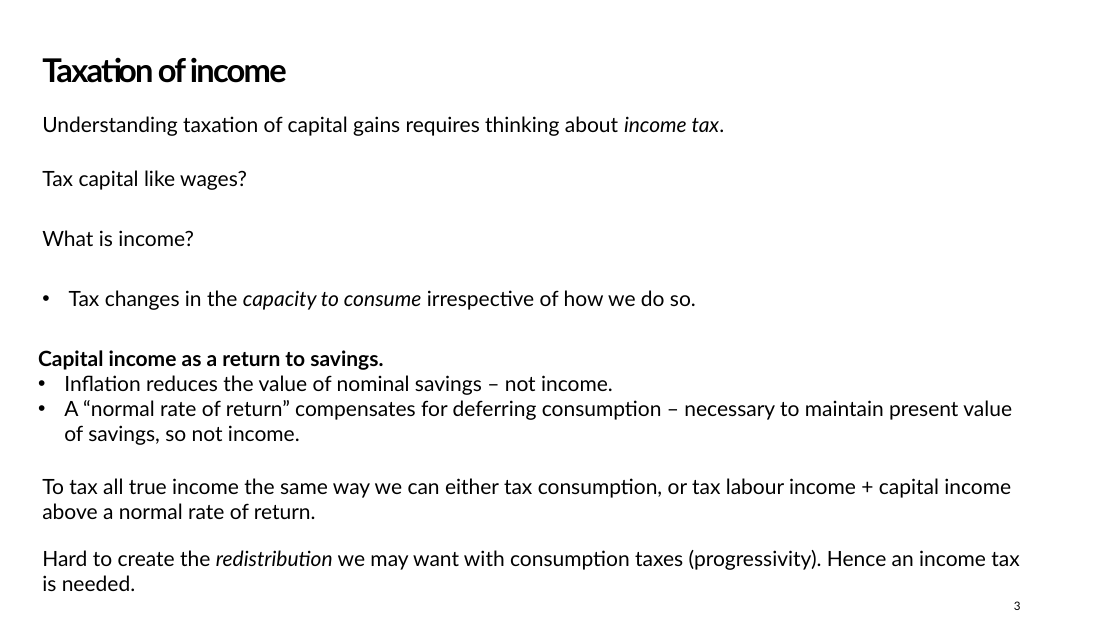
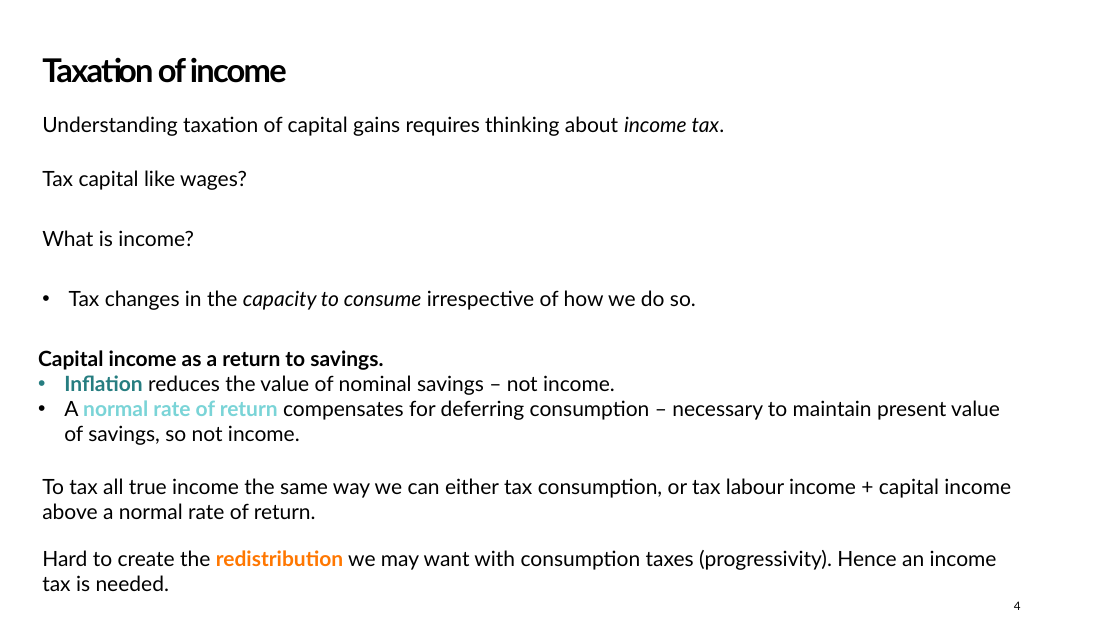
Before and after one commit to Zjub/TVHENZ, a slide deck: slide 4 of e61 Projects/Presentations/QETA Post-Budget 2026.pptx (slide 3 before the commit). Drawn at 1120x630 pixels with LibreOffice and Linux fonts; fonts in the diff are those of the drawing; background and template pictures are left out. Boxes give left, top, right and bottom in pixels: in the first picture for what was removed or moved away, otherwise in the second. Text is boxed around its words. In the diff, an @@ line names an element or a change of style, - is before the commit and + after.

```diff
--- a/e61 Projects/Presentations/QETA Post-Budget 2026.pptx
+++ b/e61 Projects/Presentations/QETA Post-Budget 2026.pptx
@@ text at (64, 375, 615, 395): text colour #000000 to #267D80, bold on in "Inflation" @@
@@ text at (64, 400, 1000, 445): text changed @@
-• A “normal rate of return” compensates for deferring consumption – necessary to maintain present value of savings, so not income.
+• A normal rate of return compensates for deferring consumption – necessary to maintain present value of savings, so not income.
@@ text "Hard to create the redistribution ..." at (42, 550, 997, 591): text colour #000000 to #FF7701, bold on, italic off in "redistribution" @@
@@ page number at (1014, 601, 1021, 610): text changed @@
-3
+4
```
Also in this commit, not shown: 5 other slides changed, 2 slides added, 3 other files.
